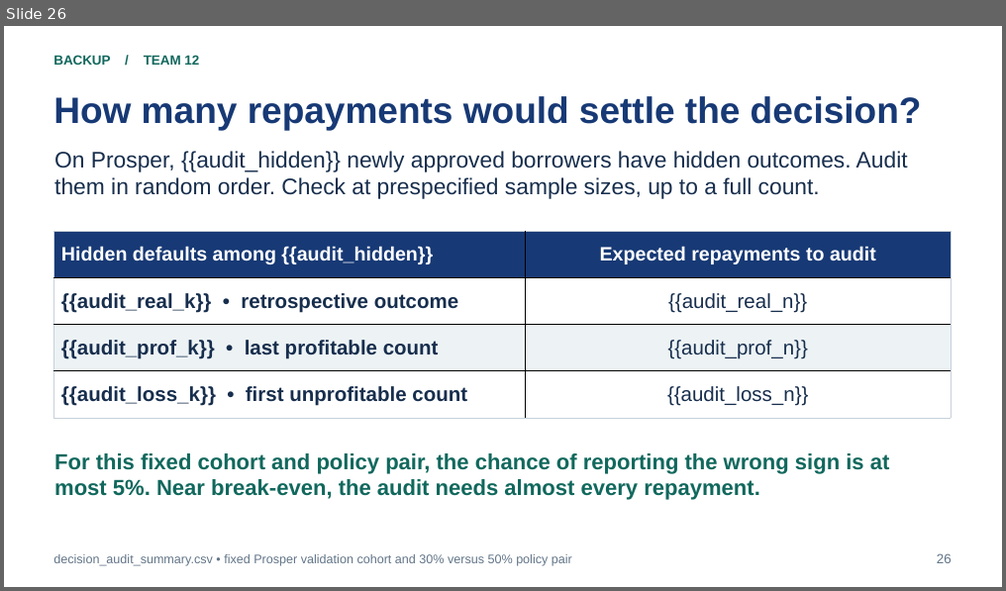
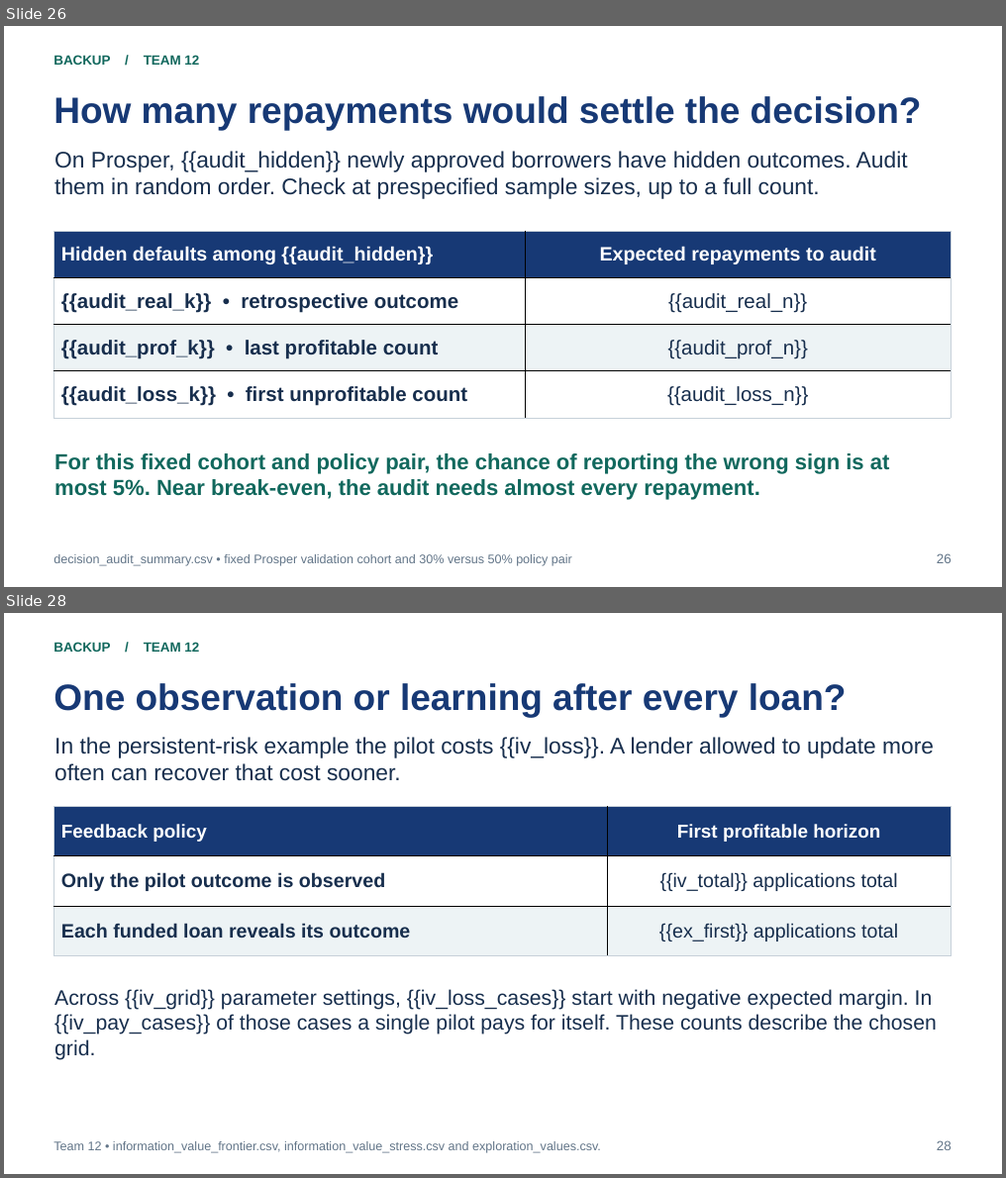
Before and after one commit to bigpurota/paper11, a slide deck: slides/template.pptx. Shown one above the other, each under a label of ours: slide 26 before the commit, slides 26 and 28 after it; the slides between them are not shown. The pictures are 1006x591 and 1006x1178 pixels, drawn with LibreOffice and Linux fonts; fonts in the diff are those of the drawing. Boxes give left, top, right and bottom in pixels: in the first picture for what was removed or moved away, otherwise in the second. Text is boxed around its words. In the diff, an @@ line names an element or a change of style, - is before the commit and + after.

Commit message:
Price a pilot repayment signal and replay lending on SBA 504 cohorts

```diff
--- a/slides/template.pptx
+++ b/slides/template.pptx
@@ slide 28 added at (4, 613, 1002, 1174), background #FFFFFF @@
@@ text added at (54, 642, 199, 652), 12.8 pt, text #11685D, bold @@
+BACKUP / TEAM 12
@@ text added at (54, 683, 846, 717), 35.2 pt, text #173975, bold @@
+One observation or learning after every loan?
@@ text added at (54, 737, 934, 781), 21.8 pt, text #172E4D @@
+In the persistent-risk example the pilot costs {{iv_loss}}. A lender allowed to update more often can recover that cost sooner.
@@ table added at (54, 806, 951, 956), 3 rows, 2 columns @@
+Feedback policy | First profitable horizon
+Only the pilot outcome is observed | {{iv_total}} applications total
+Each funded loan reveals its outcome | {{ex_first}} applications total
@@ text added at (54, 989, 937, 1060), 20.2 pt, text #172E4D @@
+Across {{iv_grid}} parameter settings, {{iv_loss_cases}} start with negative expected margin. In {{iv_pay_cases}} of those cases a single pilot pays for itself. These counts describe the chosen grid.
@@ text added at (54, 1142, 601, 1154), 12 pt, text #627588 @@
+Team 12 • information_value_frontier.csv, information_value_stress.csv and exploration_values.csv.
@@ text added at (937, 1141, 951, 1151), 12.8 pt, text #627588 @@
+28
```
Also in this commit, not shown: 1 slide changed, 2 other slides added, 1 slide removed, 33 other files.
